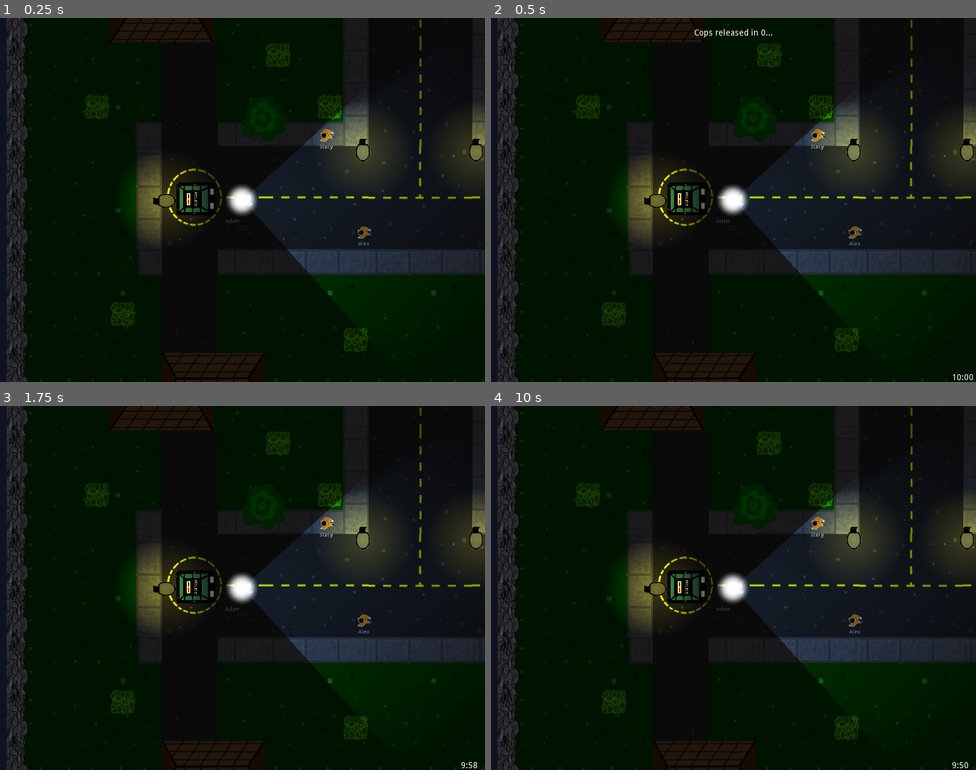
Above: before the commit, frames 1-4 (two rows, left to right).
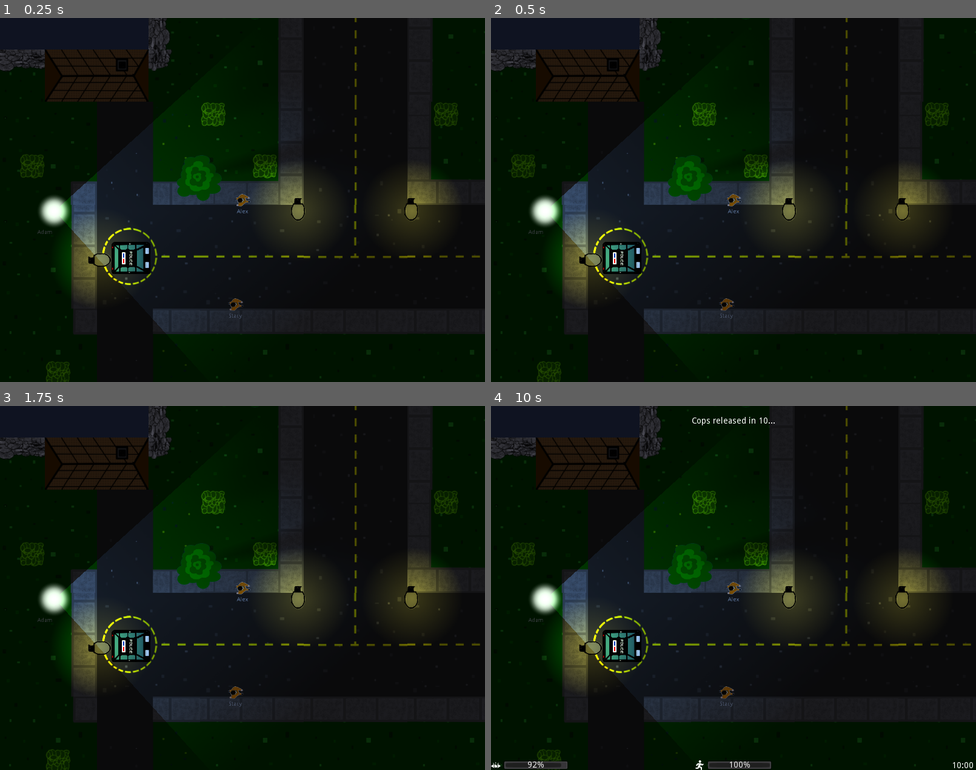
Above: after the commit, the same moments.

Repository: FugitiveTheGame/Fugitive
Game: Godot game, scene res://maps/map_01/Map_01_dev.tscn
Same seed, same stepped clock (60 frames per second), same inputs: the game is played once before the commit and once after it. This scene is started directly instead of the project's main scene.
Inputs:
- Up to frame 1 (0.25 s): no input
- Up to frame 2 (0.5 s): no input
- Up to frame 3 (1.75 s): hold Right (ui_right) 0.53-1.28 s; hold E (use) 0.53-1.28 s; tap Enter at 1.25 s; hold Down (ui_down) from 1.28 s (still down); tap H (car_horn) at 1.35 s; tap E (use) at 1.55 s
- Up to frame 4 (10 s): tap Space at 2, 3.5, 5 s; release Down (ui_down) at 2.03 s; hold Right (ui_right) 2.03-2.78 s; hold Shift (sprint) 2.03-2.78 s; tap E (use) at 2.3, 2.85, 4.55, 5.3, 5.85, 7.55, 8.3, 8.85 s; tap Enter at 2.75, 4.25 s; hold Up (ui_up) 2.78-3.53 s; hold E (use) 3.53-4.28 s; hold Left (ui_left) 3.53-5.03 s; tap H (car_horn) at 4.35, 7.35 s; hold Down (ui_down) 5.03-5.78 s; hold Shift (sprint) 5.03-5.78 s; hold Right (ui_right) 5.78-6.53 s; hold Up (ui_up) 6.53-7.28 s; hold E (use) 6.53-7.28 s; hold Right (ui_right) 7.28-8.03 s; hold Down (ui_down) 8.03-8.78 s; hold Shift (sprint) 8.03-8.78 s; hold Left (ui_left) 8.78-9.53 s; hold Up (ui_up) from 9.53 s (still down); hold E (use) from 9.53 s (still down)

The runs differ from the first frame. In frame 1, 40% of the frame differs, in the area x 0-100%, y 0-100%; in frame 2, 41%; in frame 3, 40%; in frame 4, 41%.
Error in both runs: Assertion failed. (res://maps/map_01/Map_01_dev.gd:35)

Commit message:
Player HUD implemented!
- Removed bars on players them selves

Diff:
--- a/actors/hider/Hider.gd
+++ b/actors/hider/Hider.gd
@@ -1,7 +1,6 @@
 extends Player
 class_name Hider
 
-onready var visibilityBar := $VisibilityBar
 var current_visibility: float = 0.0 setget set_current_visibility
 
 func _get_player_group() -> String:
@@ -9,10 +8,6 @@
 
 func _get_player_node_type() -> int:
 	return Network.PlayerType.Hider
-
-func set_current_player():
-	.set_current_player()
-	visibilityBar.show()
 
 func _frozen():
 	$FreezeAudio.play()
@@ -31,8 +26,6 @@
 func set_current_visibility(percentVisible: float):
 	current_visibility = percentVisible
 
-	visibilityBar.value = (percentVisible * visibilityBar.max_value)
-
 	# If we are a Seeker, use visibility to fade hider out
 	var currentPlayer = Network.get_current_player()
 	if (currentPlayer.assigned_type == Network.PlayerType.Seeker):
--- a/actors/hider/Hider.tscn
+++ b/actors/hider/Hider.tscn
@@ -65,29 +65,6 @@
 "_edit_use_anchors_": false
 }
 
-[node name="StaminaBar" type="ProgressBar" parent="."]
-visible = false
-margin_left = -30.0
-margin_top = -20.0
-margin_right = 10.0
-margin_bottom = -6.0
-rect_rotation = 89.9999
-percent_visible = false
-__meta__ = {
-"_edit_use_anchors_": false
-}
-
-[node name="VisibilityBar" type="ProgressBar" parent="."]
-visible = false
-margin_left = -40.0
-margin_top = -40.0
-margin_right = 40.0
-margin_bottom = -26.0
-custom_colors/font_color_shadow = Color( 0, 0, 0, 1 )
-__meta__ = {
-"_edit_use_anchors_": false
-}
-
 [node name="Area2D" type="Area2D" parent="."]
 collision_layer = 0
 collision_mask = 4
--- a/actors/player/Player.gd
+++ b/actors/player/Player.gd
@@ -12,7 +12,6 @@
 onready var camera := $Camera as Camera2D
 onready var footStepAudio := $FootStepAudio as AudioStreamPlayer2D
 onready var playerNameLabel := $PlayerNameLabel as Label
-onready var staminaBar := $StaminaBar as ProgressBar
 onready var playerCollisionShape := $Collision as CollisionShape2D
 
 onready var playersNode = get_tree().get_root().get_node("base/players")
@@ -35,7 +34,6 @@
 	set_process_input(true)
 
 	stamina = max_stamina
-	staminaBar.max_value = max_stamina
 	playerNameLabel.text = playerName
 
 func _enter_tree():
@@ -110,10 +108,6 @@
 			nearest_car = car
 			break
 	return nearest_car
-
-# warning-ignore:unused_argument
-func _process(delta: float):
-	staminaBar.value = stamina
 
 # Returns the ammount to rotate by
 func get_input(delta: float) -> float:
@@ -189,7 +183,6 @@
 
 func set_current_player():
 	camera.current = true
-	staminaBar.show()
 
 # Only get's called on server
 remotesync func try_get_in_car(car_path: NodePath):
--- a/actors/seeker/Seeker.tscn
+++ b/actors/seeker/Seeker.tscn
@@ -68,13 +68,3 @@
 __meta__ = {
 "_edit_use_anchors_": false
 }
-
-[node name="StaminaBar" type="ProgressBar" parent="."]
-margin_left = -16.5968
-margin_top = 62.5767
-margin_right = 16.4032
-margin_bottom = 76.5767
-percent_visible = false
-__meta__ = {
-"_edit_use_anchors_": false
-}
--- a/maps/base/BaseMap.gd
+++ b/maps/base/BaseMap.gd
@@ -4,7 +4,11 @@
 onready var gracePeriodTimer := $GracePeriodTimer
 onready var winZone : Area2D = $WinZone
 onready var gameTimer := $GameTimer
-onready var gameTimerLabel := $UiLayer/GameTimerLabel
+onready var gameTimerLabel := $UiLayer/PlayerHud/GameTimerLabel
+onready var playerHud := $UiLayer/PlayerHud
+onready var staminaBar := $UiLayer/PlayerHud/StaminaContainer/HBoxContainer/StaminaBar
+onready var visibilityBar := $UiLayer/PlayerHud/VisibilityContainer/HBoxContainer/VisibilityBar
+onready var visibilityContainer := $UiLayer/PlayerHud/VisibilityContainer
 
 var gameOver : bool = false
 var winner : int = Network.PlayerType.Random
@@ -17,8 +21,14 @@
 	pre_configure_game()
 
 func pre_configure_game():
+	playerHud.hide()
+
 	get_tree().set_pause(true)
 	create_players(Network.players)
+
+	# Configure the HUD for this player
+	staminaBar.max_value = currentPlayer.max_stamina
+
 	rpc_id(1, "done_preconfiguring", get_tree().get_network_unique_id())
 
 remotesync func done_preconfiguring(playerIdDone):
@@ -121,6 +131,13 @@
 		updateGameTimer()
 		updateStartTimer()
 		handleGraceTimer()
+		updatePlayerHud()
+
+func updatePlayerHud():
+	staminaBar.value = currentPlayer.stamina
+
+	if currentPlayer._get_player_node_type() == Network.PlayerType.Hider:
+		visibilityBar.value = currentPlayer.current_visibility * 100.0
 
 func handleGraceTimer():
 	if not gracePeriodTimer.is_stopped():
@@ -289,8 +306,13 @@
 	$UiLayer/GameStartLabel.hide()
 	$UiLayer/PregameTeamLabel.hide()
 
+	playerHud.show()
+	if currentPlayer._get_player_node_type() == Network.PlayerType.Hider:
+		visibilityContainer.show()
+	else:
+		visibilityContainer.hide()
+
 	gameTimer.start()
-	gameTimerLabel.show()
 	updateGameTimer()
 
 	gracePeriodTimer.start()
--- a/maps/base/BaseMap.tscn
+++ b/maps/base/BaseMap.tscn
@@ -1,9 +1,11 @@
-[gd_scene load_steps=6 format=2]
+[gd_scene load_steps=8 format=2]
 
 [ext_resource path="res://maps/base/BaseMap.gd" type="Script" id=1]
 [ext_resource path="res://actors/spawn_point/spawn_point.tscn" type="PackedScene" id=2]
 [ext_resource path="res://fonts/content/ContentFont.tres" type="DynamicFont" id=3]
 [ext_resource path="res://maps/base/seeker_release.ogg" type="AudioStream" id=4]
+[ext_resource path="res://maps/base/ic_stamina.png" type="Texture" id=5]
+[ext_resource path="res://maps/base/ic_visibility.png" type="Texture" id=6]
 
 [sub_resource type="RectangleShape2D" id=1]
 extents = Vector2( 142.869, 392.313 )
@@ -107,28 +109,10 @@
 "_edit_use_anchors_": false
 }
 
-[node name="GameTimerLabel" type="Label" parent="UiLayer"]
-visible = false
-anchor_left = 1.0
-anchor_top = 1.0
-anchor_right = 1.0
-anchor_bottom = 1.0
-margin_left = -40.0
-margin_top = -14.0
-__meta__ = {
-"_edit_use_anchors_": false
-}
-
 [node name="GameStartLabel" type="Label" parent="UiLayer"]
 visible = false
-anchor_left = 0.5
-anchor_top = 0.5
-anchor_right = 0.5
-anchor_bottom = 0.5
-margin_left = -131.0
-margin_top = -26.0
-margin_right = 131.0
-margin_bottom = 26.0
+anchor_right = 1.0
+margin_bottom = 52.0
 custom_fonts/font = ExtResource( 3 )
 text = "Starting in 5"
 align = 1
@@ -139,15 +123,13 @@
 
 [node name="PregameTeamLabel" type="Label" parent="UiLayer"]
 visible = false
-anchor_left = 0.5
-anchor_top = 1.0
-anchor_right = 0.5
-anchor_bottom = 1.0
-margin_left = -193.0
+anchor_top = 1.0
+anchor_right = 1.0
+anchor_bottom = 1.0
 margin_top = -52.0
-margin_right = 193.0
 custom_fonts/font = ExtResource( 3 )
 text = "You are a Fugitive"
+align = 1
 __meta__ = {
 "_edit_use_anchors_": false
 }
@@ -198,6 +180,101 @@
 margin_right = 512.0
 margin_bottom = 256.0
 text = "Back to Lobby"
+
+[node name="PlayerHud" type="Control" parent="UiLayer"]
+visible = false
+anchor_right = 1.0
+anchor_bottom = 1.0
+__meta__ = {
+"_edit_use_anchors_": false
+}
+
+[node name="StaminaContainer" type="Control" parent="UiLayer/PlayerHud"]
+anchor_left = 0.5
+anchor_top = 1.0
+anchor_right = 0.5
+anchor_bottom = 1.0
+margin_left = -64.0
+margin_top = -16.0
+margin_right = 64.0
+size_flags_horizontal = 3
+size_flags_vertical = 3
+__meta__ = {
+"_edit_use_anchors_": false
+}
+
+[node name="HBoxContainer" type="HBoxContainer" parent="UiLayer/PlayerHud/StaminaContainer"]
+anchor_right = 1.0
+anchor_bottom = 1.0
+margin_bottom = -24.0
+__meta__ = {
+"_edit_use_anchors_": false
+}
+
+[node name="TextureRect" type="TextureRect" parent="UiLayer/PlayerHud/StaminaContainer/HBoxContainer"]
+margin_right = 16.0
+margin_bottom = 16.0
+texture = ExtResource( 5 )
+
+[node name="StaminaBar" type="ProgressBar" parent="UiLayer/PlayerHud/StaminaContainer/HBoxContainer"]
+margin_left = 20.0
+margin_right = 128.0
+margin_bottom = 16.0
+grow_horizontal = 0
+grow_vertical = 0
+size_flags_horizontal = 3
+size_flags_vertical = 1
+__meta__ = {
+"_edit_use_anchors_": false
+}
+
+[node name="VisibilityContainer" type="Control" parent="UiLayer/PlayerHud"]
+anchor_top = 1.0
+anchor_bottom = 1.0
+margin_top = -16.0
+margin_right = 128.0
+size_flags_horizontal = 3
+size_flags_vertical = 3
+__meta__ = {
+"_edit_use_anchors_": false
+}
+
+[node name="HBoxContainer" type="HBoxContainer" parent="UiLayer/PlayerHud/VisibilityContainer"]
+anchor_right = 1.0
+anchor_bottom = 1.0
+margin_bottom = -24.0
+__meta__ = {
+"_edit_use_anchors_": false
+}
+
+[node name="TextureRect" type="TextureRect" parent="UiLayer/PlayerHud/VisibilityContainer/HBoxContainer"]
+margin_right = 16.0
+margin_bottom = 16.0
+texture = ExtResource( 6 )
+
+[node name="VisibilityBar" type="ProgressBar" parent="UiLayer/PlayerHud/VisibilityContainer/HBoxContainer"]
+margin_left = 20.0
+margin_right = 128.0
+margin_bottom = 16.0
+grow_horizontal = 0
+grow_vertical = 0
+size_flags_horizontal = 3
+size_flags_vertical = 1
+__meta__ = {
+"_edit_use_anchors_": false
+}
+
+[node name="GameTimerLabel" type="Label" parent="UiLayer/PlayerHud"]
+anchor_left = 1.0
+anchor_top = 1.0
+anchor_right = 1.0
+anchor_bottom = 1.0
+margin_left = -40.0
+margin_top = -14.0
+text = "0:00"
+__meta__ = {
+"_edit_use_anchors_": false
+}
 
 [node name="RoadWalls" type="Node" parent="."]
 
--- a/maps/map_01/Map_01_dev.gd
+++ b/maps/map_01/Map_01_dev.gd
@@ -3,7 +3,7 @@
 func _ready():
 	#._ready() # We want to override ready and NOT call the base impl!
 	# Change this to false to play as a Hider
-	var be_seeker := true
+	var be_seeker := false
 
 	var playerData = PlayerLobbyData.new()
 	Network.players[1] = playerData
--- a/maps/map_01/Map_01_dev.tscn
+++ b/maps/map_01/Map_01_dev.tscn
@@ -5,46 +5,17 @@
 [ext_resource path="res://actors/seeker/Seeker.tscn" type="PackedScene" id=3]
 [ext_resource path="res://actors/hider/Hider.tscn" type="PackedScene" id=4]
 
-[node name="base" instance=ExtResource( 1 )]
+[node name="base" index="0" instance=ExtResource( 1 )]
 script = ExtResource( 2 )
 
 [node name="Seeker00" parent="players" index="1" instance=ExtResource( 3 )]
-position = Vector2( 200, 390 )
+position = Vector2( -104.024, 270.748 )
 playerName = "Adam"
 
 [node name="Hider00" parent="players" index="2" instance=ExtResource( 4 )]
-position = Vector2( 500, 470 )
+position = Vector2( 360.523, 243.674 )
 playerName = "Alex"
 
 [node name="Hider01" parent="players" index="3" instance=ExtResource( 4 )]
-position = Vector2( 407.692, 229.711 )
+position = Vector2( 343.423, 501.597 )
 playerName = "Stacy"
-
-[node name="GameStartTimer" parent="." index="5"]
-wait_time = 0.5
-
-[node name="GracePeriodTimer" parent="." index="6"]
-wait_time = 0.5
-
-[node name="GameOverDialog" parent="UiLayer" index="4"]
-size_flags_horizontal = 1
-size_flags_vertical = 1
-
-[node name="VBoxContainer" parent="UiLayer/GameOverDialog" index="1"]
-alignment = 0
-
-[node name="ScrollContainer" type="ScrollContainer" parent="UiLayer/GameOverDialog/VBoxContainer" index="1"]
-margin_top = 56.0
-margin_right = 512.0
-margin_bottom = 232.0
-size_flags_horizontal = 3
-size_flags_vertical = 3
-
-[node name="PlayerSummaryContainer" type="VBoxContainer" parent="UiLayer/GameOverDialog/VBoxContainer/ScrollContainer" index="0"]
-margin_right = 512.0
-margin_bottom = 176.0
-size_flags_horizontal = 3
-size_flags_vertical = 3
-
-[node name="SeekerReleaseAudio" parent="." index="11"]
-volume_db = 0.0
Binary file added: maps/base/ic_stamina.png
Not shown, added: maps/base/ic_stamina.png.import
Binary file added: maps/base/ic_visibility.png
Not shown, added: maps/base/ic_visibility.png.import
